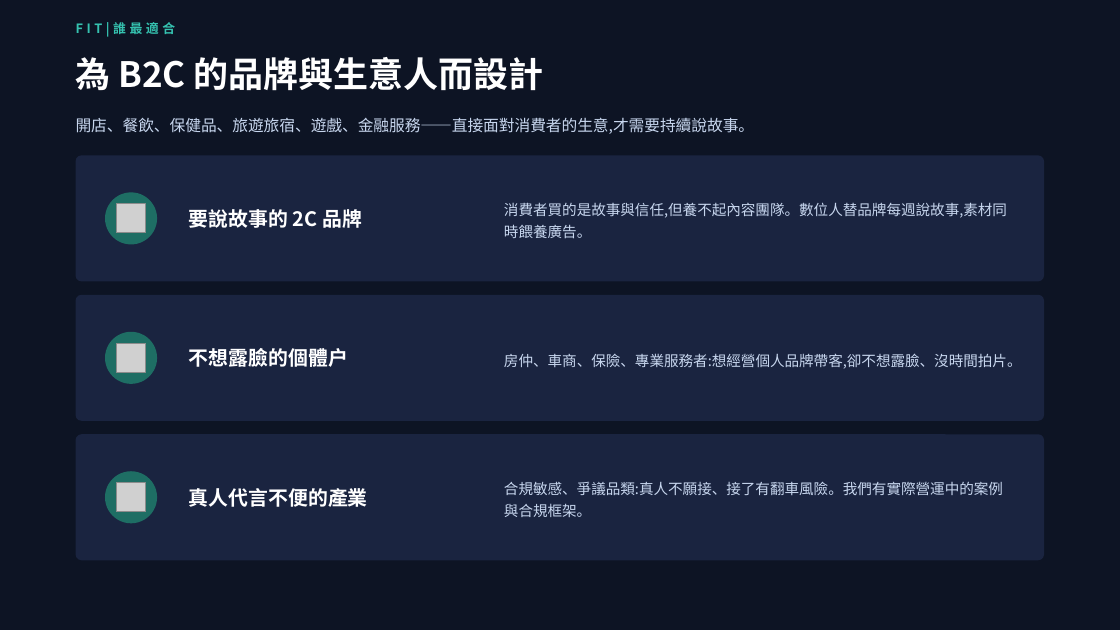
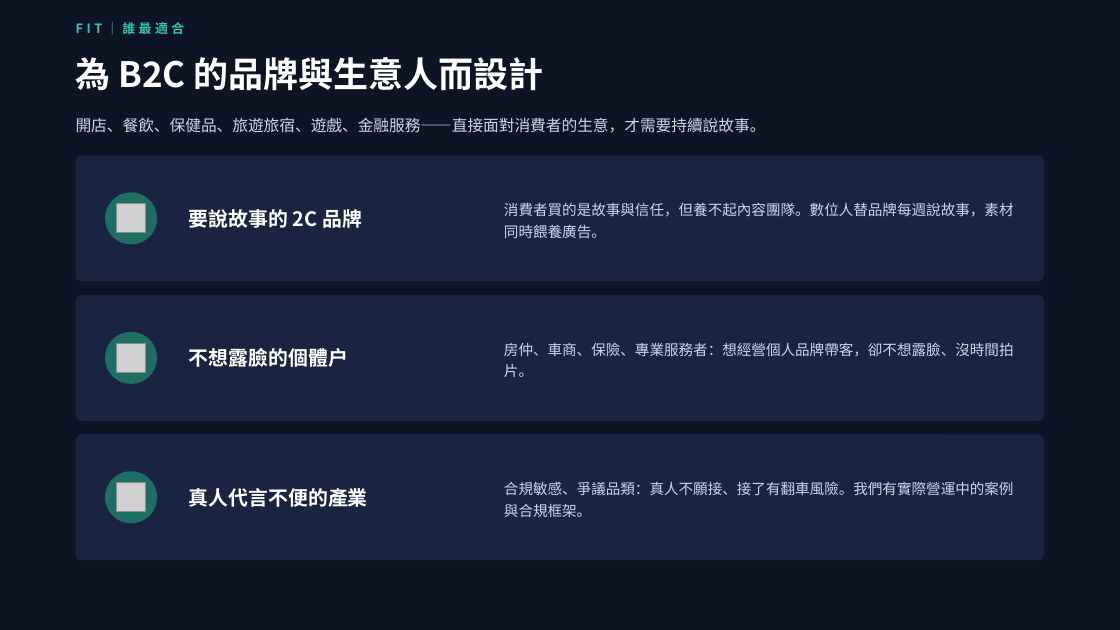
Before and after one commit to pennyhuang-oss/Virtual_KOL_Studio, a slide deck: slide 12 of business/數位人KOL-對外提案簡報.pptx (slide 11 before the commit). Drawn at 1120x630 pixels with LibreOffice and Linux fonts; fonts in the diff are those of the drawing; grey boxes stand for pictures. Boxes give left, top, right and bottom in pixels: in the first picture for what was removed or moved away, otherwise in the second. Text is boxed around its words. In the diff, an @@ line names an element or a change of style, - is before the commit and + after.

```diff
--- a/business/數位人KOL-對外提案簡報.pptx
+++ b/business/數位人KOL-對外提案簡報.pptx
@@ text at (76, 22, 184, 35): text changed @@
-FIT|誰最適合
+FIT｜誰最適合
@@ text at (76, 117, 766, 133): text changed @@
-開店、餐飲、保健品、旅遊旅宿、遊戲、金融服務——直接面對消費者的生意,才需要持續說故事。
+開店、餐飲、保健品、旅遊旅宿、遊戲、金融服務——直接面對消費者的生意，才需要持續說故事。
@@ text at (504, 202, 1014, 238): text changed @@
-消費者買的是故事與信任,但養不起內容團隊。數位人替品牌每週說故事,素材同時餵養廣告。
+消費者買的是故事與信任，但養不起內容團隊。數位人替品牌每週說故事，素材同時餵養廣告。
@@ text at (504, 342, 1014, 377): text changed @@
-房仲、車商、保險、專業服務者:想經營個人品牌帶客,卻不想露臉、沒時間拍片。
+房仲、車商、保險、專業服務者：想經營個人品牌帶客，卻不想露臉、沒時間拍片。
@@ text at (504, 481, 1014, 517): text changed @@
-合規敏感、爭議品類:真人不願接、接了有翻車風險。我們有實際營運中的案例與合規框架。
+合規敏感、爭議品類：真人不願接、接了有翻車風險。我們有實際營運中的案例與合規框架。
```
Also in this commit, not shown: 10 other slides changed, 5 slides added, 5 slides removed, 2 other files.
